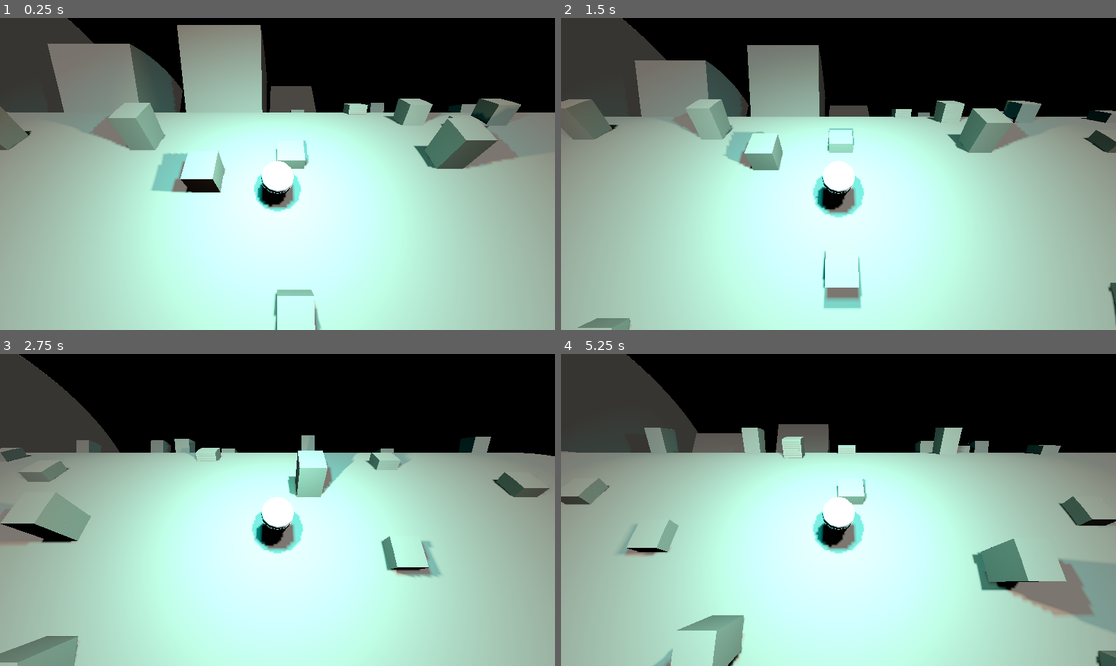
Above: before the commit, frames 1-4 (two rows, left to right).
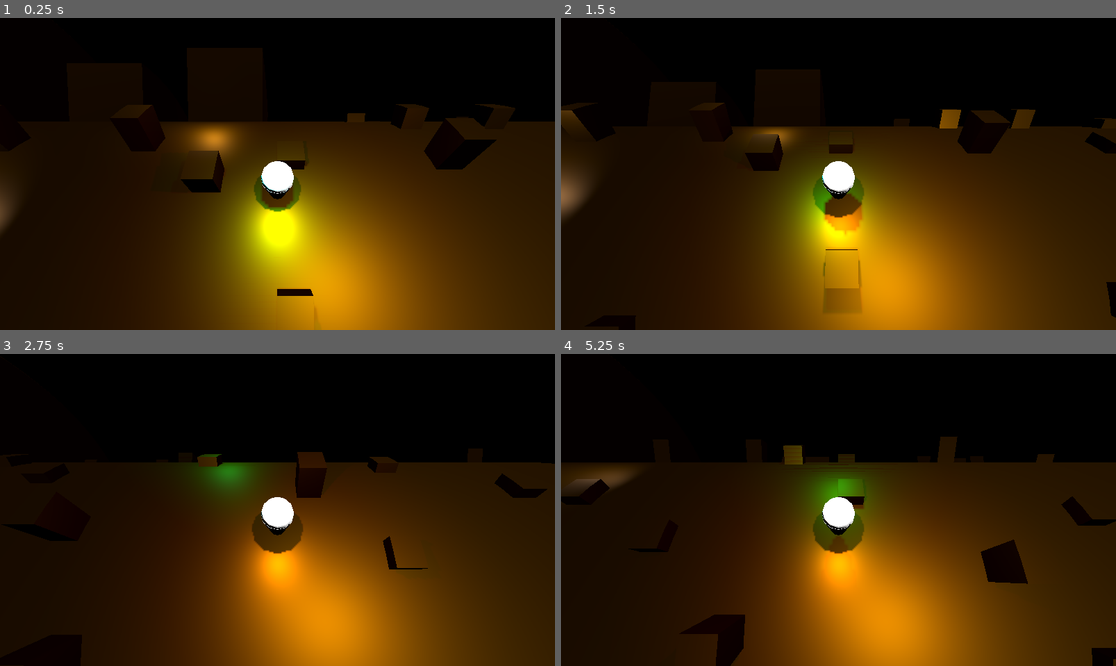
Above: after the commit, the same moments.

Repository: lynnpepin/rollinglogshader
Game: Godot game, scene res://world.tscn
Two runs of this game, one before a commit and one after it. Both use one fixed random seed, a clock stepped at 60 frames per second and the inputs below.
Inputs:
- Up to frame 1 (0.25 s): no input
- Up to frame 2 (1.5 s): tap Enter at 0.5 s; hold Right (ui_right) 0.53-1.28 s; hold A (A) 0.53-1.28 s; tap D (D) at 0.8, 1.35 s; tap Space (space) at 1.25 s; hold Down (ui_down) from 1.28 s (still down)
- Up to frame 3 (2.75 s): tap S (S) at 1.55 s; release Down (ui_down) at 2.03 s; hold Right (ui_right) from 2.03 s (still down); hold S (S) from 2.03 s (still down); tap A (A) at 2.3 s
- Up to frame 4 (5.25 s): release Right (ui_right) at 2.78 s; release S (S) at 2.78 s; hold Up (ui_up) 2.78-3.53 s; tap A (A) at 2.85, 4.55 s; tap D (D) at 3.05 s; hold D (D) 3.53-4.28 s; hold Left (ui_left) 3.53-5.03 s; tap S (S) at 3.8, 4.35 s; tap Enter at 4.25 s; hold Down (ui_down) from 5.03 s (still down); hold W (W) from 5.03 s (still down)

The runs differ from the first frame. In frame 1, 83% of the frame differs, in the area x 0-100%, y 0-100%; in frame 2, 80%; in frame 3, 73%; in frame 4, 77%.

Commit message:
wip: Good progress.

Diff:
--- a/world.tscn
+++ b/world.tscn
@@ -15,20 +15,7 @@
 radial_segments = 12
 rings = 12
 
-[sub_resource type="ShaderMaterial" id="ShaderMaterial_tg0ij"]
-render_priority = 0
-shader = ExtResource("3_uxw1m")
-shader_parameter/player_pos = Vector3(0, 0, 0)
-shader_parameter/active = true
-shader_parameter/remap_normals = true
-shader_parameter/RADIUS = 10.0
-shader_parameter/hang = false
-shader_parameter/albedo = Color(1, 1, 1, 1)
-shader_parameter/point_size = 1.0
-shader_parameter/roughness = 1.0
-shader_parameter/metallic_texture_channel = Plane(1, 0, 0, 0)
-shader_parameter/specular = 0.5
-shader_parameter/metallic = 0.0
+[sub_resource type="StandardMaterial3D" id="StandardMaterial3D_6bn4d"]
 
 [sub_resource type="ShaderMaterial" id="ShaderMaterial_00xug"]
 render_priority = 0
@@ -36,23 +23,41 @@
 shader_parameter/player_pos = Vector3(0, 0, 0)
 shader_parameter/active = true
 shader_parameter/remap_normals = true
-shader_parameter/RADIUS = 10.0
+shader_parameter/RADIUS = 8.0
 shader_parameter/hang = false
-shader_parameter/albedo = Color(0.352941, 0.337255, 0.317647, 1)
+shader_parameter/albedo = Color(0.188235, 0.113725, 0, 1)
 shader_parameter/point_size = 0.0
-shader_parameter/roughness = 0.021
+shader_parameter/roughness = 0.382
 shader_parameter/metallic_texture_channel = Vector4(0, 0, 0, 0)
 shader_parameter/specular = 0.0
-shader_parameter/metallic = 0.0
+shader_parameter/metallic = 0.92
 
 [node name="Node3D" type="Node3D"]
+
+[node name="SpotLight3D" type="SpotLight3D" parent="."]
+transform = Transform3D(1, 0, 0, 0, -4.37114e-08, 1, 0, -1, -4.37114e-08, 1.13621e-07, 5.12639, -2.84217e-14)
+light_color = Color(0, 1, 1, 1)
+light_energy = 12.0
+shadow_enabled = true
+spot_range = 33.0
+spot_angle = 70.7004
 
 [node name="DirectionalLight2" type="DirectionalLight3D" parent="."]
 transform = Transform3D(0.975806, -9.55694e-09, 0.218637, -0.218637, -4.26539e-08, 0.975806, 0, -1, -4.37114e-08, 0, 5, 0)
 light_energy = 2.0
 light_indirect_energy = 0.0
 light_volumetric_fog_energy = 0.0
-shadow_enabled = true
+shadow_normal_bias = 0.0
+
+[node name="OmniLight3D" type="OmniLight3D" parent="."]
+transform = Transform3D(1, 0, 0, 0, 1, 0, 0, 0, 1, -14.2669, 3.74925, 0)
+light_energy = 16.0
+omni_range = 6.93895
+
+[node name="OmniLight3D" type="OmniLight3D" parent="OmniLight3D"]
+transform = Transform3D(1, 0, 0, 0, 1, 0, 0, 0, 1, 9.99301, -0.272763, -5.98062)
+light_energy = 16.0
+omni_range = 6.93895
 
 [node name="Player" type="CharacterBody3D" parent="."]
 transform = Transform3D(1, 0, 0, 0, 1, 0, 0, 0, 1, 0, 0.5, 0)
@@ -68,24 +73,17 @@
 [node name="Sphere" type="MeshInstance3D" parent="Player"]
 transform = Transform3D(1, 0, 0, 0, 1, 0, 0, 0, 1, 0, 0.6, 0)
 mesh = SubResource("2")
-surface_material_override/0 = SubResource("ShaderMaterial_tg0ij")
+surface_material_override/0 = SubResource("StandardMaterial3D_6bn4d")
 
 [node name="OmniLight3D" type="OmniLight3D" parent="Player"]
 transform = Transform3D(1, 0, 0, 0, 1, 0, 0, 0, 1, 0, 2.32276, 0.205388)
 light_color = Color(0.733333, 0.619608, 0.517647, 1)
 light_energy = 10.0
 light_indirect_energy = 0.0
+light_specular = 1.0
 shadow_enabled = true
 shadow_bias = 0.3
 omni_range = 16.0
-
-[node name="SpotLight3D" type="SpotLight3D" parent="Player"]
-transform = Transform3D(1, 0, 0, 0, -4.37114e-08, 1, 0, -1, -4.37114e-08, 0, 4.62639, 0)
-light_color = Color(0, 1, 1, 1)
-light_energy = 12.0
-shadow_enabled = true
-spot_range = 33.0
-spot_angle = 70.7004
 
 [node name="Ground" type="MeshInstance3D" parent="."]
 cast_shadow = 2
Not shown, changed: default_shader.gdshaderinc
Not shown, changed: rolling_log.gdshaderinc
Not shown, added: instructions.md
